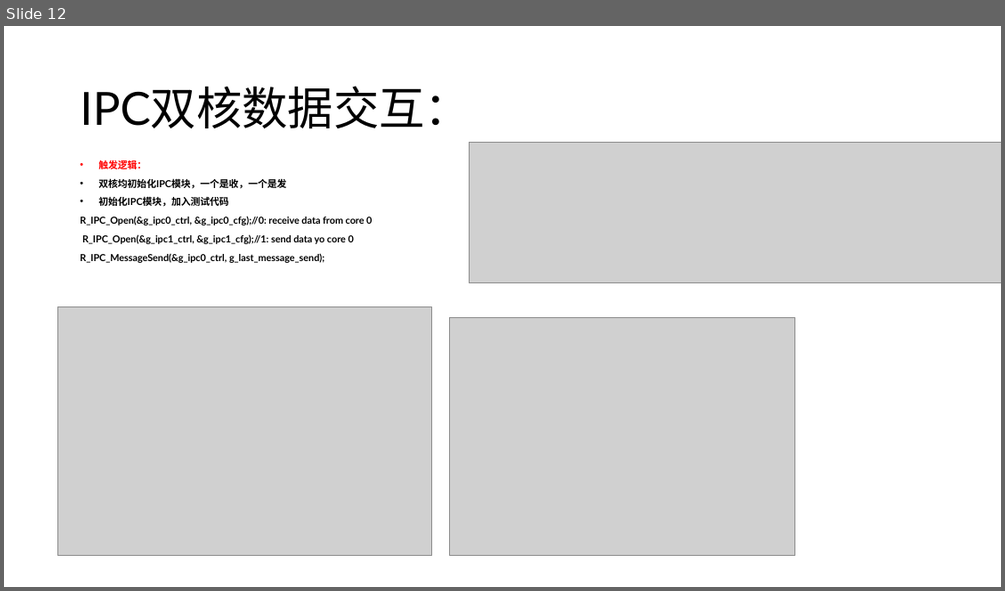
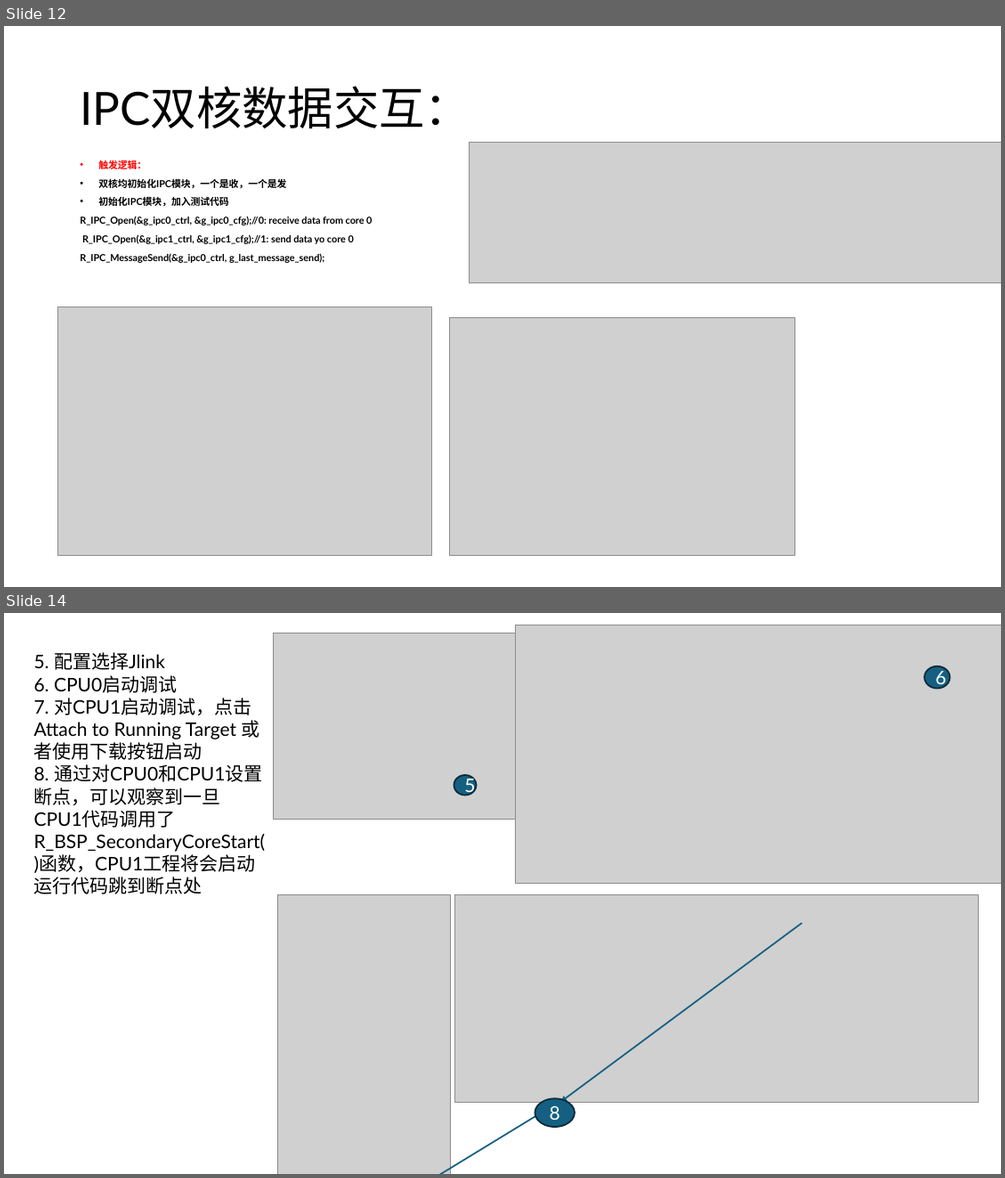
Before and after one commit to Carter-Liu-Roy/Ti5_TA8T2_Prj, a slide deck: RA8T2 外设使用指导.pptx. Shown one above the other, each under a label of ours: slide 12 before the commit, slides 12 and 14 after it; the slides between them are not shown. The pictures are 1005x591 and 1005x1178 pixels, drawn with LibreOffice and Linux fonts; fonts in the diff are those of the drawing; grey boxes stand for pictures; background and template pictures are left out. Boxes give left, top, right and bottom in pixels: in the first picture for what was removed or moved away, otherwise in the second. Text is boxed around its words. In the diff, an @@ line names an element or a change of style, - is before the commit and + after.

```diff
--- a/RA8T2 外设使用指导.pptx
+++ b/RA8T2 外设使用指导.pptx
@@ slide 14 added at <box>4,613,1001,1174</box>, background #FFFFFF @@
@@ picture added at <box>274,633,582,819</box> @@
@@ picture added at <box>515,625,1001,884</box> @@
@@ text added at <box>34,652,266,873</box>, 18 pt, text #000000 @@
+5. 配置选择Jlink
+6. CPU0启动调试
+7. 对CPU1启动调试，点击Attach to Running Target 或者使用下载按钮启动
+8. 通过对CPU0和CPU1设置断点，可以观察到一旦CPU1代码调用了R_BSP_SecondaryCoreStart()函数，CPU1工程将会启动运行代码跳到断点处
@@ ellipse added at <box>924,666,950,689</box>, fill #156082, outline #092A39 1.5 pt, 18 pt, text #FFFFFF @@
+6
@@ ellipse added at <box>454,775,477,795</box>, fill #156082, outline #092A39 1.5 pt, 18 pt, text #FFFFFF @@
+5
@@ picture added at <box>277,895,450,1174</box> @@
@@ picture added at <box>455,895,979,1102</box> @@
@@ arrow added from (802, 923) to (560, 1102), #156082 1.5 pt @@
@@ arrow added from (419, 1174) to (542, 1112), #156082 1.5 pt @@
@@ ellipse added at <box>535,1098,574,1127</box>, fill #156082, outline #092A39 1.5 pt, 18 pt, text #FFFFFF @@
+8
```
Also in this commit, not shown: 2 other slides added, 6 other files.
